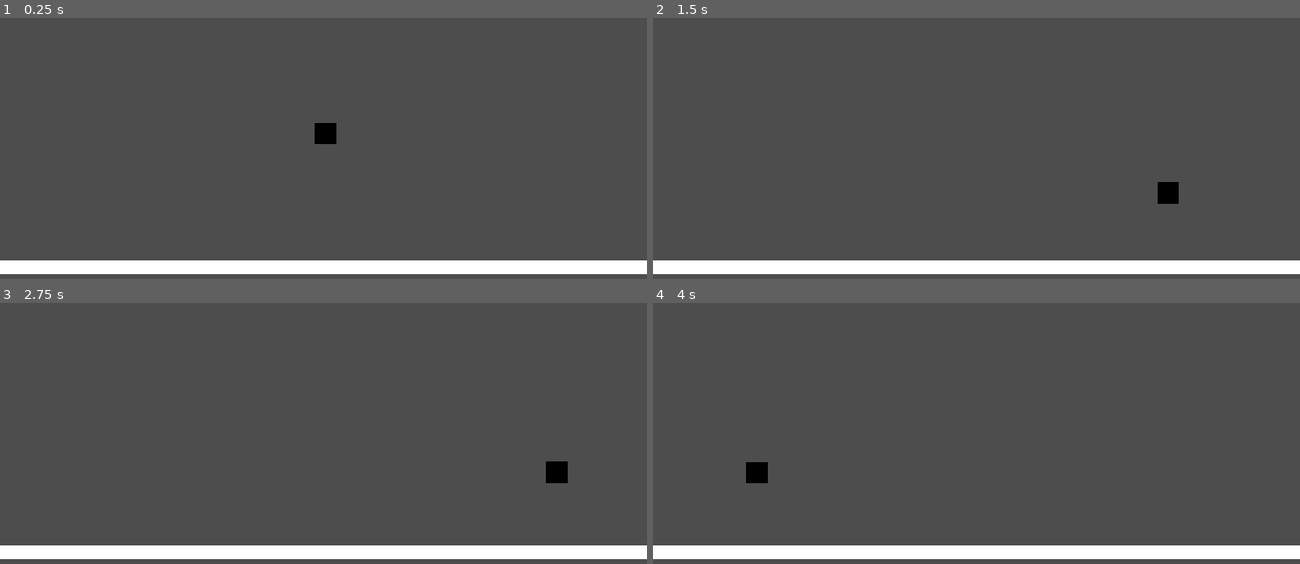
Above: before the commit, frames 1-4 (two rows, left to right).
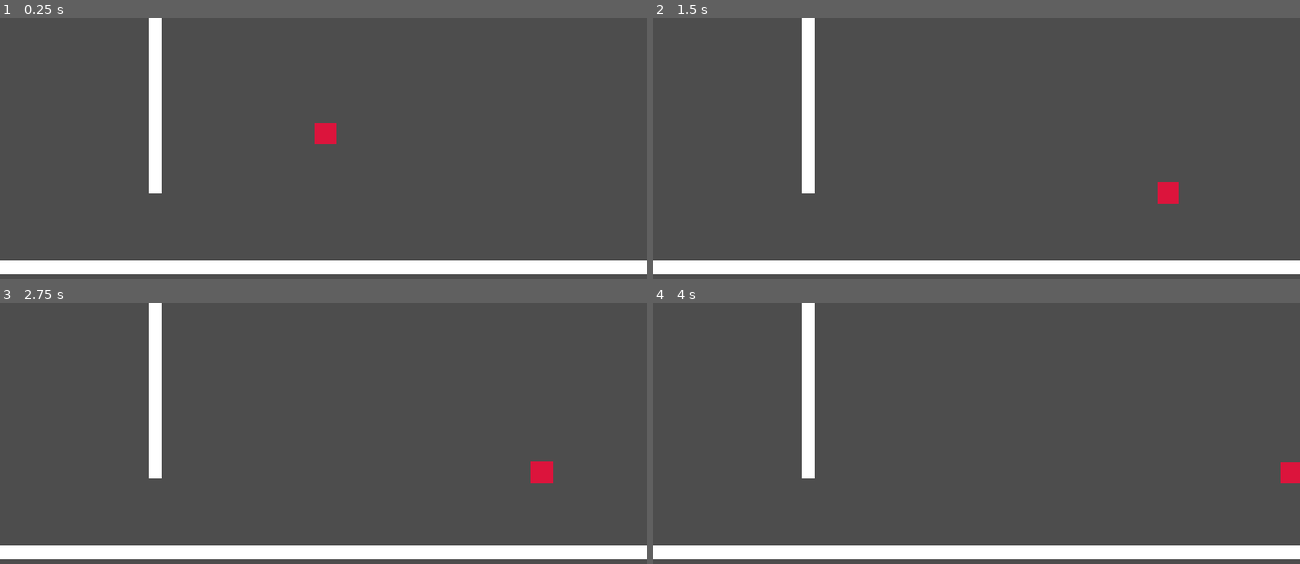
Above: after the commit, the same moments.

Repository: sbhi-cs/Celeste-fanmade-pico-8
Game: Godot game, scene res://sandbox.tscn
The game is run twice, just before and just after one commit, with the same random seed, the same clock (stepped at 60 frames per second) and the same inputs. This scene is started directly instead of the project's main scene.
Inputs:
- Up to frame 1 (0.25 s): no input
- Up to frame 2 (1.5 s): hold Space (ui_up) 0.53-1.28 s; hold Right (ui_right) from 0.53 s (still down); tap Z (dash) at 0.6 s; tap Space (ui_up) at 1.35 s
- Up to frame 3 (2.75 s): tap Space (ui_up) at 1.52, 1.82 s; tap Z (dash) at 1.55, 2.1 s; release Right (ui_right) at 2.03 s; hold Left (ui_left) from 2.03 s (still down); hold Space (ui_up) from 2.03 s (still down)
- Up to frame 4 (4 s): release Left (ui_left) at 2.78 s; release Space (ui_up) at 2.78 s; hold Right (ui_right) from 2.78 s (still down); tap Z (dash) at 2.85 s; tap Space (ui_up) at 3.02, 3.32 s; hold Space (ui_up) from 3.53 s (still down)

The runs differ from the first frame. In frame 1, 1.6% of the frame differs, in the area x 23-52%, y 0-68%; in frame 2, 1.6%; in frame 3, 1.8%; in frame 4, 1.9%, in the area x 14-100%, y 0-70%.

Commit message:
Added menu screen + cool colour scheme !!

Diff:
--- a/main.tscn
+++ b/main.tscn
@@ -1,3 +1,7 @@
 [gd_scene format=3 uid="uid://cbnatojgcijv4"]
 
+[ext_resource type="PackedScene" uid="uid://u0gvwuqdu4yf" path="res://menu_screen.tscn" id="1_ig7tw"]
+
 [node name="Main" type="Node2D" unique_id=697381435]
+
+[node name="menu_screen" parent="." unique_id=807644196 instance=ExtResource("1_ig7tw")]
--- /dev/null
+++ b/menu_screen.gd
@@ -0,0 +1,28 @@
+extends Control
+
+
+# Called when the node enters the scene tree for the first time.
+func _ready() -> void:
+	pass # Replace with function body.
+
+
+# Called every frame. 'delta' is the elapsed time since the previous frame.
+func _process(delta: float) -> void:
+	pass
+
+
+func _on_playbutton_pressed() -> void:
+	pass
+	# make so that when pressed you go to a level select screen
+	# or sandbox mode screen
+
+
+func _on_controlsbutton_pressed() -> void:
+	pass
+	# make so that when pressed go to a UI screen that tells all controls
+	# ex: dash = Z
+
+
+func _on_quitbutton_pressed() -> void:
+	pass
+	# make so that when pressed quit game/close program
--- /dev/null
+++ b/menu_screen.tscn
@@ -0,0 +1,113 @@
+[gd_scene format=3 uid="uid://u0gvwuqdu4yf"]
+
+[ext_resource type="FontFile" uid="uid://dlgx1byao0gr" path="res://ByteBounce.ttf" id="1_tuusc"]
+[ext_resource type="Script" uid="uid://cg3v758hteni1" path="res://menu_screen.gd" id="1_ylmtb"]
+[ext_resource type="Shader" uid="uid://xyyknl72hi0o" path="res://test.gdshader" id="2_iefc8"]
+
+[sub_resource type="ShaderMaterial" id="ShaderMaterial_1gqpt"]
+shader = ExtResource("2_iefc8")
+shader_parameter/colour1 = Color(0.78431374, 0.29411766, 0.5137255, 1)
+shader_parameter/colour2 = Color(0.88235295, 0.11372549, 0.28235295, 1)
+shader_parameter/size = Vector2(8, 8)
+
+[sub_resource type="PlaceholderTexture2D" id="PlaceholderTexture2D_ylmtb"]
+
+[sub_resource type="LabelSettings" id="LabelSettings_1gqpt"]
+font = ExtResource("1_tuusc")
+font_size = 108
+font_color = Color(0.99215686, 0.8784314, 0.2784314, 1)
+outline_size = 12
+outline_color = Color(0.19215687, 0.0627451, 0.24705882, 1)
+
+[sub_resource type="StyleBoxFlat" id="StyleBoxFlat_ylmtb"]
+bg_color = Color(0.21960784, 0.5372549, 0.972549, 1)
+border_width_left = 4
+border_width_top = 4
+border_width_right = 4
+border_width_bottom = 4
+border_color = Color(0.14901961, 0.078431375, 0.15294118, 1)
+
+[sub_resource type="StyleBoxFlat" id="StyleBoxFlat_qjfvo"]
+bg_color = Color(0.21960784, 0.5372549, 0.972549, 1)
+border_width_left = 4
+border_width_top = 4
+border_width_right = 4
+border_width_bottom = 4
+border_color = Color(0.14901961, 0.078431375, 0.15294118, 1)
+
+[sub_resource type="StyleBoxFlat" id="StyleBoxFlat_68vtp"]
+bg_color = Color(0.21960784, 0.7411765, 0.972549, 1)
+border_width_left = 4
+border_width_top = 4
+border_width_right = 4
+border_width_bottom = 4
+border_color = Color(0.14901961, 0.078431375, 0.15294118, 1)
+
+[node name="menu_screen" type="Control" unique_id=807644196]
+layout_mode = 3
+anchors_preset = 15
+anchor_right = 1.0
+anchor_bottom = 1.0
+grow_horizontal = 2
+grow_vertical = 2
+script = ExtResource("1_ylmtb")
+
+[node name="background" type="TextureRect" parent="." unique_id=974778274]
+material = SubResource("ShaderMaterial_1gqpt")
+layout_mode = 0
+offset_right = 960.0
+offset_bottom = 540.0
+texture = SubResource("PlaceholderTexture2D_ylmtb")
+
+[node name="CenterContainer" type="CenterContainer" parent="." unique_id=895113798]
+layout_mode = 0
+offset_right = 960.0
+offset_bottom = 540.0
+
+[node name="VBoxContainer" type="VBoxContainer" parent="CenterContainer" unique_id=737697479]
+layout_mode = 2
+
+[node name="gametitle" type="Label" parent="CenterContainer/VBoxContainer" unique_id=1258090316]
+layout_mode = 2
+text = "CELESTE BUT NOT"
+label_settings = SubResource("LabelSettings_1gqpt")
+
+[node name="Label" type="Label" parent="CenterContainer/VBoxContainer" unique_id=582902859]
+layout_mode = 2
+
+[node name="playbutton" type="Button" parent="CenterContainer/VBoxContainer" unique_id=1016487342]
+custom_minimum_size = Vector2(200, 0)
+layout_mode = 2
+size_flags_horizontal = 4
+theme_override_fonts/font = ExtResource("1_tuusc")
+theme_override_font_sizes/font_size = 48
+theme_override_styles/normal = SubResource("StyleBoxFlat_ylmtb")
+theme_override_styles/pressed = SubResource("StyleBoxFlat_qjfvo")
+theme_override_styles/hover = SubResource("StyleBoxFlat_68vtp")
+text = "PLAY"
+
+[node name="controlsbutton" type="Button" parent="CenterContainer/VBoxContainer" unique_id=1835822103]
+custom_minimum_size = Vector2(200, 0)
+layout_mode = 2
+size_flags_horizontal = 4
+theme_override_fonts/font = ExtResource("1_tuusc")
+theme_override_font_sizes/font_size = 48
+theme_override_styles/normal = SubResource("StyleBoxFlat_ylmtb")
+theme_override_styles/pressed = SubResource("StyleBoxFlat_qjfvo")
+theme_override_styles/hover = SubResource("StyleBoxFlat_68vtp")
+text = "CONTROLS"
+
+[node name="quitbutton" type="Button" parent="CenterContainer/VBoxContainer" unique_id=1269450626]
+custom_minimum_size = Vector2(200, 0)
+layout_mode = 2
+size_flags_horizontal = 4
+theme_override_fonts/font = ExtResource("1_tuusc")
+theme_override_font_sizes/font_size = 48
+theme_override_styles/normal = SubResource("StyleBoxFlat_ylmtb")
+theme_override_styles/pressed = SubResource("StyleBoxFlat_qjfvo")
+theme_override_styles/hover = SubResource("StyleBoxFlat_68vtp")
+text = "QUIT"
+
+[connection signal="pressed" from="CenterContainer/VBoxContainer/playbutton" to="." method="_on_playbutton_pressed"]
+[connection signal="pressed" from="CenterContainer/VBoxContainer/controlsbutton" to="." method="_on_controlsbutton_pressed"]
+[connection signal="pressed" from="CenterContainer/VBoxContainer/quitbutton" to="." method="_on_quitbutton_pressed"]
--- a/prototypechar.gd
+++ b/prototypechar.gd
@@ -1,5 +1,7 @@
+# READ LINE 50 WHEN STARTING TOMORROW/TODAY
 extends CharacterBody2D
 
+@onready var polygonchild = get_node("Polygon2D")
 
 var SPEED = 200.0
 var JUMP_VELOCITY = -375.0
@@ -9,9 +11,11 @@
 var dashdirection = Vector2(0, 0) # TURN ALL DASH RELATED VARIABLES INTO A STRUCT MAYBE
 var gravitymult = 0
 var timer = 0
+var wallchecktimer = 0
 var coyotestate = false
 var coyoteframes = 5
 var previousframeonground = true
+var wallcheck = false
 
 func _physics_process(delta: float) -> void:
 	if timer <= 0 && is_dashing == true:
@@ -21,7 +25,9 @@
 
 	# Add the gravity.
 	if not is_on_floor() && is_dashing == false: # we want to ignore physics if character is dashing
-		if abs(velocity.y) <= 20:
+		if wallcheck == true && velocity.y > 30:
+			velocity.y = 80
+		elif abs(velocity.y) <= 20:
 			gravitymult = 0.8
 			velocity.y += get_gravity().y * gravitymult * delta
 		elif Input.is_action_pressed("ui_up") && velocity.y < 0:
@@ -32,23 +38,42 @@
 				gravitymult += 0.1
 			velocity.y += get_gravity().y * gravitymult * delta
 
-	# Handle jump.
-	if Input.is_action_pressed("ui_up") and is_on_floor():
-		velocity.y = JUMP_VELOCITY
+
 
 	# Get the input direction and handle the movement/deceleration.
 	# As good practice, you should replace UI actions with custom gameplay actions.
 	var direction := Input.get_axis("ui_left", "ui_right")
-	if direction && is_dashing == false:
+	if direction && is_dashing == false && wallchecktimer <= 0:
 		velocity.x = direction * SPEED
 	else:
 		velocity.x *= 0.8
+	# add player direction for dash, and then start level making!!!
 
-	if global_position.x > 976:
-		global_position.x = -16
-		dashcount = 0
-	elif global_position.x < -16:
-		global_position.x = 976
+		# Handle jump.
+	if Input.is_action_pressed("ui_up") and (is_on_floor() || is_on_wall()):
+		if is_on_wall():
+			velocity.x = (1000 * get_wall_normal().x)
+			wallchecktimer = 0.28
+			if Input.is_action_pressed("ui_right") || Input.is_action_pressed("ui_left"):
+				wallchecktimer = 0.45
+				velocity.x *= 1.35
+		velocity.y = JUMP_VELOCITY
+
+	# wall physics
+	if is_on_wall():
+		if Input.is_action_pressed("ui_right") || Input.is_action_pressed("ui_left"):
+			wallcheck = true
+		else:
+			wallcheck = false
+	else:
+		wallcheck = false
+	if wallchecktimer > 0:
+		wallchecktimer -= delta
+
+	if global_position.x > 944:
+		global_position.x = 944
+	elif global_position.x < 16:
+		global_position.x = 16
 		dashcount = 0
 	if global_position.y > 556:
 		global_position.y = -16
@@ -81,6 +106,12 @@
 		velocity.x = (dashspeed * dashdirection.x * 1.5) # the 1.5 just makes the physics work nicer
 		velocity.y = (dashspeed * dashdirection.y * 1.4) # same with the 1.4, the physics just works nicer
 
+	#recolouring based on dash
+	if dashcount == 1:
+		polygonchild.color = Color("04D9FF")
+	else:
+		polygonchild.color = Color.CRIMSON
+
 	move_and_slide()
 
 func get_direction():
@@ -98,8 +129,6 @@
 		dashdirection.x = -1
 	if Input.is_action_pressed("ui_right"):
 		dashdirection.x = 1
-
-
 	# for left/right
 	# this automatically assumes to not dash if player isnt actively pressing left
 	# fix this later to dash the direction the player is facing
--- a/sandbox.tscn
+++ b/sandbox.tscn
@@ -19,3 +19,14 @@
 
 [node name="Polygon2D" type="Polygon2D" parent="StaticBody2D" unique_id=1570080195]
 polygon = PackedVector2Array(0, 0, 960, 0, 960, 9.544098, 960, 20, 0, 20)
+
+[node name="StaticBody2D" type="StaticBody2D" parent="StaticBody2D" unique_id=1478685095]
+position = Vector2(240, -1059)
+rotation = 1.5707964
+
+[node name="platformhitbox" type="CollisionShape2D" parent="StaticBody2D/StaticBody2D" unique_id=255677387]
+position = Vector2(480, 9.999996)
+shape = SubResource("RectangleShape2D_3h184")
+
+[node name="Polygon2D" type="Polygon2D" parent="StaticBody2D/StaticBody2D" unique_id=1288149680]
+polygon = PackedVector2Array(0, 0, 38.598053, 0, 960, 0, 960, 9.544098, 960, 20, 0, 20, 0, 9.7252655)
--- /dev/null
+++ b/test.gdshader
@@ -0,0 +1,19 @@
+shader_type canvas_item;
+
+uniform vec4 colour1 : source_color = vec4(0.9843, 0.573, 0.2353, 1);
+uniform vec4 colour2 : source_color = vec4(0.7843, 0.2941, 0.5317, 1);
+uniform vec2 size = vec2(8, 8);
+
+void fragment() {
+	// gets location of pixel
+	vec2 pos = FRAGCOORD.xy;
+
+	// checks if pixel is even or odd (to create that checkerboard pattern)
+	float colourcheck = mod(floor(pos.x / size.x) + floor(pos.y / size.y), 2);
+	COLOR = mix(colour1, colour2, colourcheck);
+}
+
+//void light() {
+//	// Called for every pixel for every light affecting the CanvasItem.
+//	// Uncomment to replace the default light processing function with this one.
+//}
Not shown, added: 1001fonts-bytebounce-eula.txt
Not shown, added: menu_screen.gd.uid
Not shown, added: test.gdshader.uid
